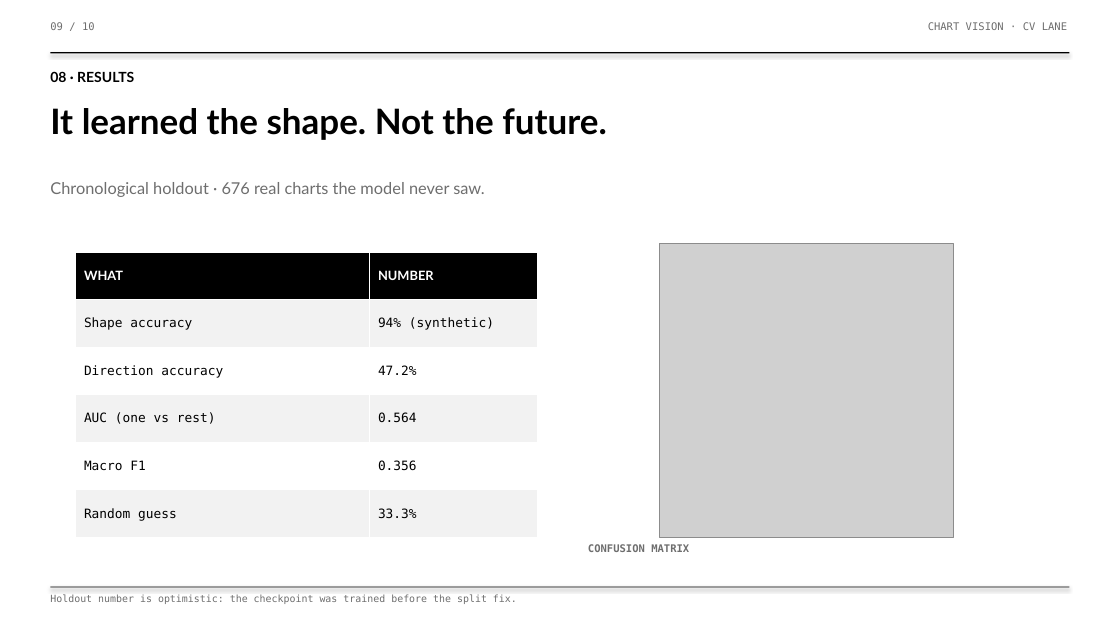
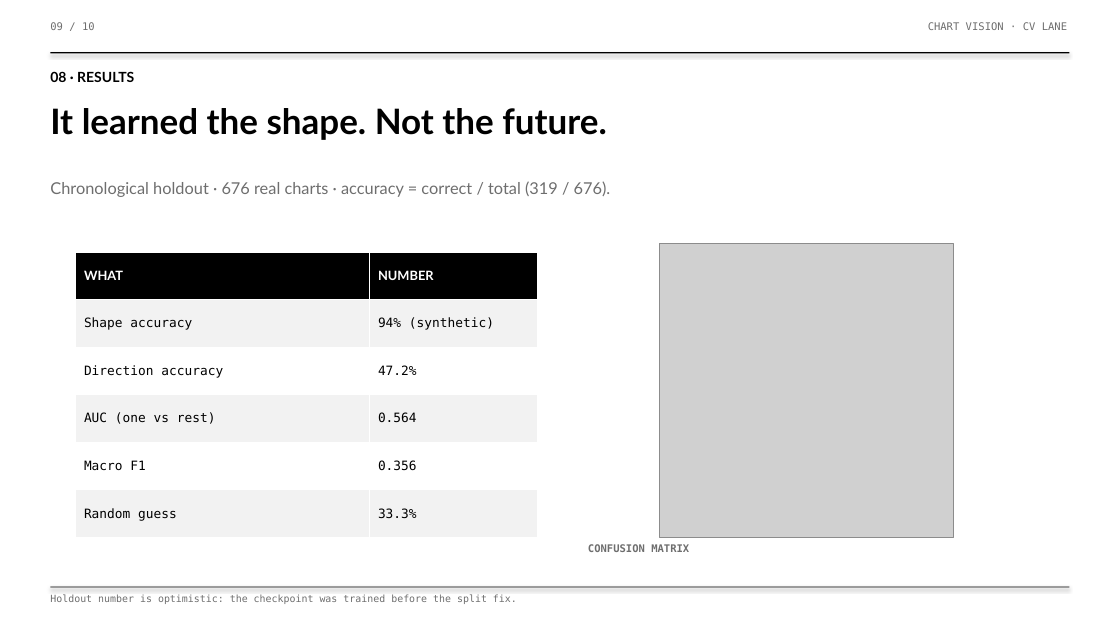
Before and after one commit to DharmilG/Stock-Direction-Predictor, a slide deck: slide 9 of CV/slides/Chart_Vision_Review.pptx. Drawn at 1120x630 pixels with LibreOffice and Linux fonts; fonts in the diff are those of the drawing; grey boxes stand for pictures. Boxes give left, top, right and bottom in pixels: in the first picture for what was removed or moved away, otherwise in the second. Text is boxed around its words. In the diff, an @@ line names an element or a change of style, - is before the commit and + after.

Commit message:
docs(cv): explain how outputs are produced and add formulas to slides
Add 'How the two answers are produced' to the glossary: logits -> softmax ->
argmax -> name mapping -> UP/FLAT/DOWN -> confidence, a worked UP example, all
formulas (softmax, argmax, confidence, accuracy, cross-entropy, precision,
recall, F1, AUC) and confidence-vs-correctness warning. Add softmax/argmax/
confidence strip to slide 7 and accuracy = correct/total to slide 9, no new slides.

```diff
--- a/CV/slides/Chart_Vision_Review.pptx
+++ b/CV/slides/Chart_Vision_Review.pptx
@@ text at [50,181,611,197]: text changed @@
-Chronological holdout · 676 real charts the model never saw.
+Chronological holdout · 676 real charts · accuracy = correct / total (319 / 676).
```
Also in this commit, not shown: 1 other slide changed, 2 other files.
